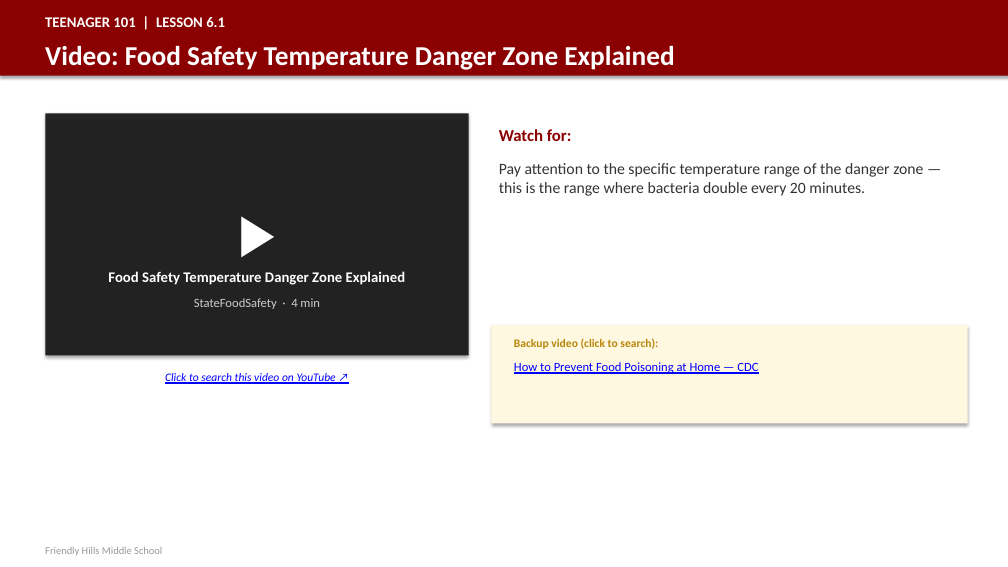
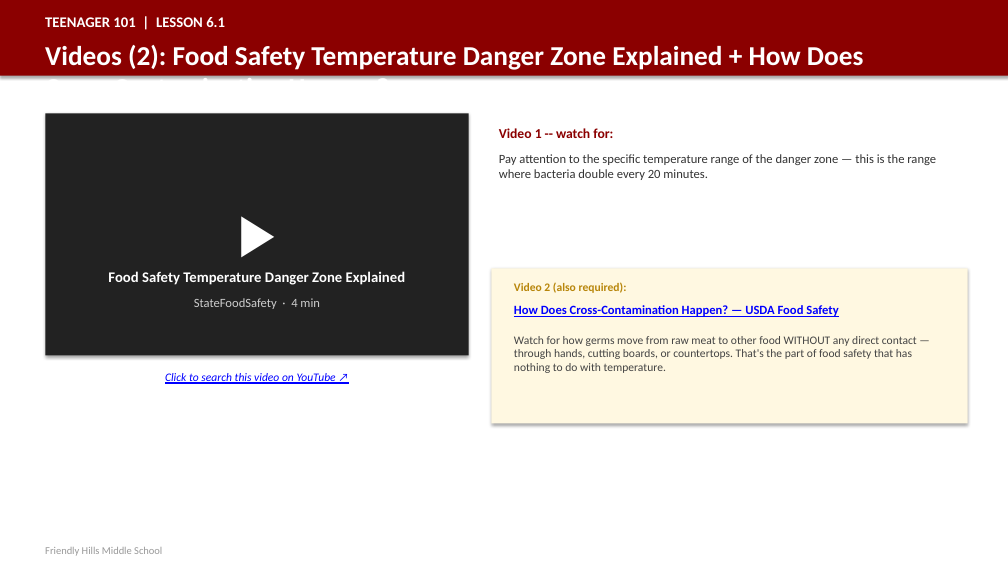
Before and after one commit to milesclawson/test-repo, a slide deck: slide 174 of downloads/teenager101_teacher_slides.pptx. Drawn at 1008x567 pixels with LibreOffice and Linux fonts; fonts in the diff are those of the drawing. Boxes give left, top, right and bottom in pixels: in the first picture for what was removed or moved away, otherwise in the second. Text is boxed around its words. In the diff, an @@ line names an element or a change of style, - is before the commit and + after.

```diff
--- a/downloads/teenager101_teacher_slides.pptx
+++ b/downloads/teenager101_teacher_slides.pptx
@@ text at [45, 45, 863, 79]: text changed @@
-Video: Food Safety Temperature Danger Zone Explained
+Videos (2): Food Safety Temperature Danger Zone Explained + How Does Cross-Contamination Happen?
@@ text "Pay attention to the specific ...": place and size @@
-text "Pay attention to the specific ..." at [499, 163, 923, 196]
+text "Pay attention to the specific ..." at [499, 154, 936, 180]
@@ text "Pay attention to the specific ..." at [499, 154, 936, 180]: size 15 to 12 pt @@
@@ text at [499, 128, 613, 138]: text changed; size 16 to 13 pt @@
-Watch for:
+Video 1 -- watch for:
@@ rectangle: place and size @@
-rectangle at [492, 325, 968, 423]
+rectangle at [492, 268, 968, 423]
@@ text at [514, 282, 627, 293]: text changed @@
-Backup video (click to search):
+Video 2 (also required):
@@ text at [514, 305, 838, 317]: text changed; bold on @@
-How to Prevent Food Poisoning at Home — CDC
+How Does Cross-Contamination Happen? — USDA Food Safety
@@ text added at [514, 336, 917, 373], 11 pt, text #444444 @@
+Watch for how germs move from raw meat to other food WITHOUT any direct contact — through hands, cutting boards, or countertops. That's the part of food safety that has nothing to do with temperature.
```
Also in this commit, not shown: 1 other slide changed, 2 other files.
